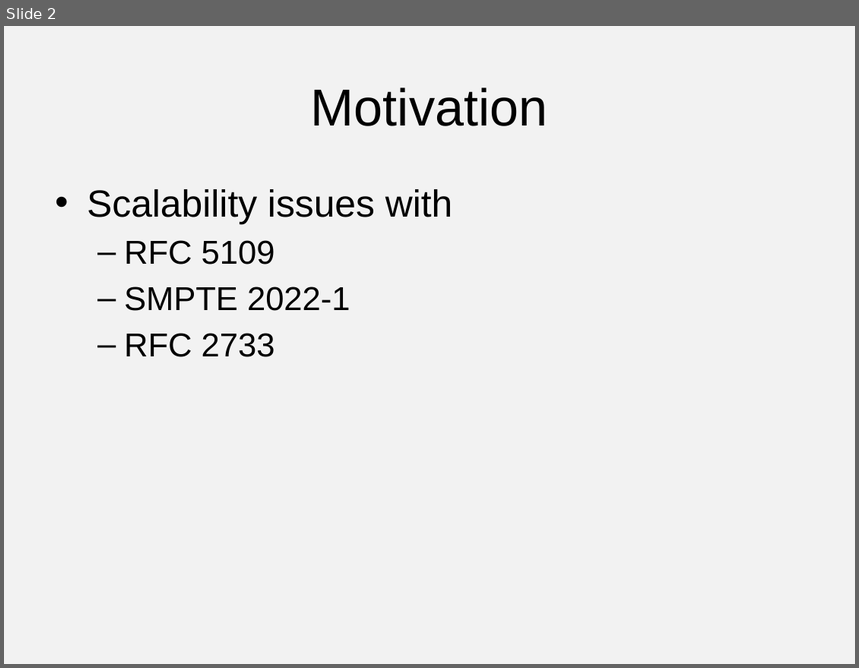
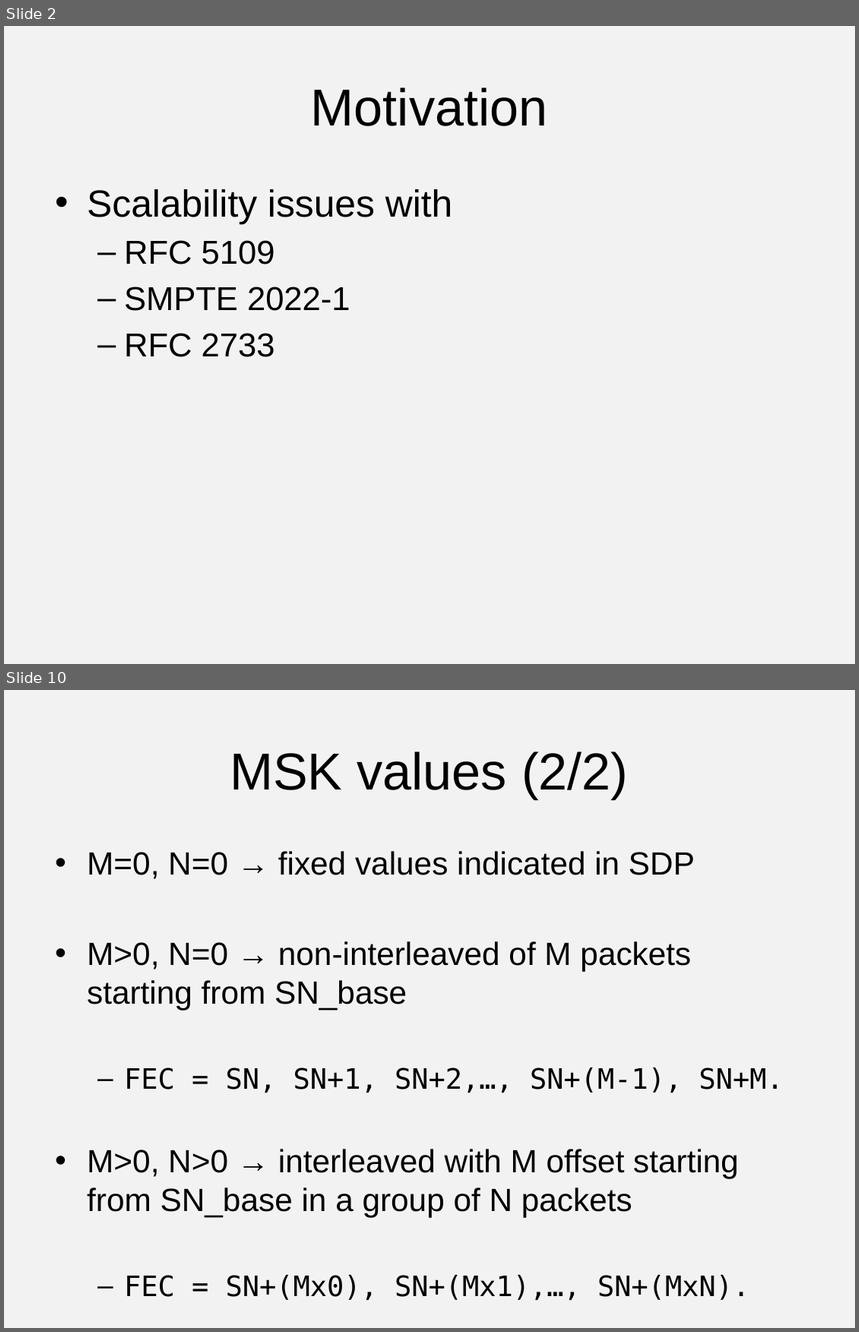
Before and after one commit to vr000m/payload-1d2d-parity-fec, a slide deck: 1d2d/presentations/91-avtcore-flexible-fec.pptx. Shown one above the other, each under a label of ours: slide 2 before the commit, slides 2 and 10 after it; the slides between them are not shown. The pictures are 859x668 and 859x1332 pixels, drawn with LibreOffice and Linux fonts; fonts in the diff are those of the drawing. Boxes give left, top, right and bottom in pixels: in the first picture for what was removed or moved away, otherwise in the second. Text is boxed around its words. In the diff, an @@ line names an element or a change of style, - is before the commit and + after.

```diff
--- a/1d2d/presentations/91-avtcore-flexible-fec.pptx
+++ b/1d2d/presentations/91-avtcore-flexible-fec.pptx
@@ slide 10 added at box(4, 690, 855, 1328), background #F2F2F2 @@
@@ title added at box(230, 752, 629, 799), 44 pt, text #000000 @@
+MSK values (2/2)
@@ text added at box(87, 851, 784, 1301), 27.2 pt, text #000000 @@
+• M=0, N=0 → fixed values indicated in SDP
+• M>0, N=0 → non-interleaved of M packets starting from SN_base
+  – FEC = SN, SN+1, SN+2,…, SN+(M-1), SN+M.
+• M>0, N>0 → interleaved with M offset starting from SN_base in a group of N packets
+  – FEC = SN+(Mx0), SN+(Mx1),…, SN+(MxN).
```
Also in this commit, not shown: 8 other slides added.
